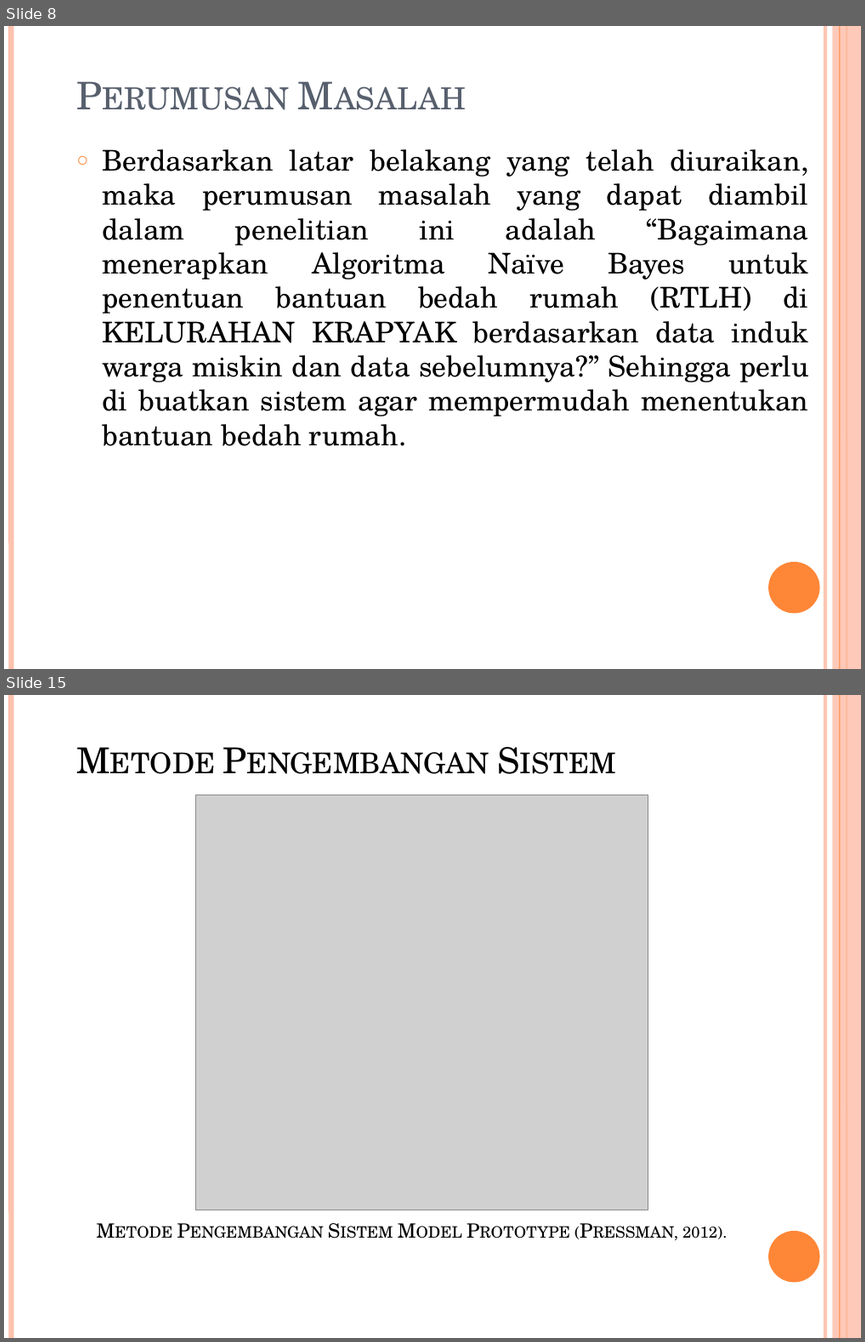
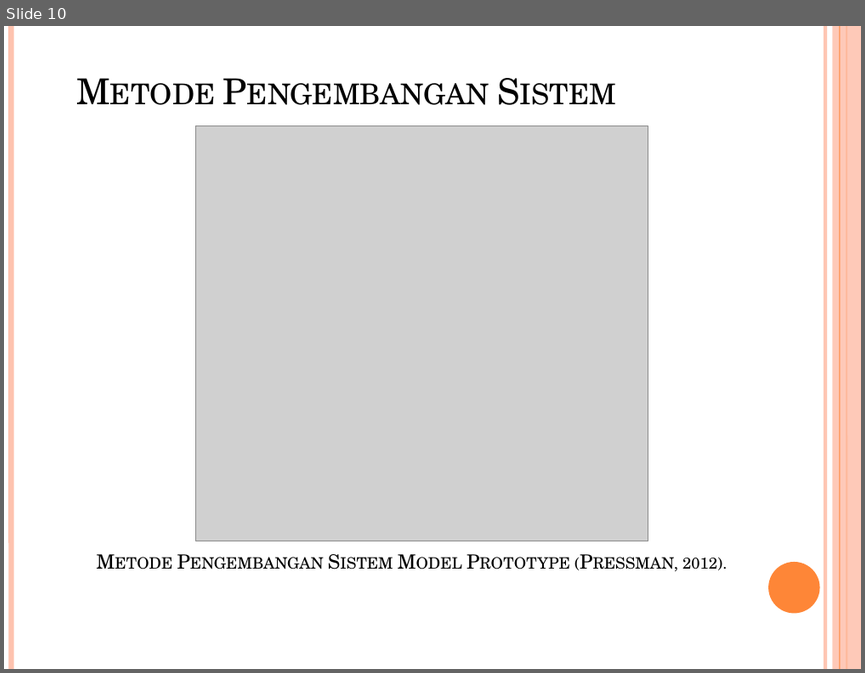
Before and after one commit to Shoichiinaba/Laporan-TA-Full, a slide deck: Presentation TA.pptx. Shown one above the other, each under a label of ours: slides 8 and 15 before the commit, slide 10 after it; the slides between them are not shown. The pictures are 865x1342 and 865x673 pixels, drawn with LibreOffice and Linux fonts; fonts in the diff are those of the drawing; grey boxes stand for pictures; background and template pictures are left out. Boxes give left, top, right and bottom in pixels: in the first picture for what was removed or moved away, otherwise in the second. Text is boxed around its words. In the diff, an @@ line names an element or a change of style, - is before the commit and + after.

```diff
--- a/Presentation TA.pptx
+++ b/Presentation TA.pptx
@@ slide 8 removed at (4,26,861,669), background picture (left out); not listed: 6 template elements that a slide beside it also shows @@
@@ title removed at (69,60,768,121) @@
-Perumusan Masalah
@@ text removed at (103,149,809,446) @@
-○ Berdasarkan latar belakang yang telah diuraikan, maka perumusan masalah yang dapat diambil dalam penelitian ini adalah “Bagaimana menerapkan Algoritma Naïve Bayes untuk penentuan bantuan bedah rumah (RTLH) di KELURAHAN KRAPYAK berdasarkan data induk warga miskin dan data sebelumnya?” Sehingga perlu di buatkan sistem agar mempermudah menentukan bantuan bedah rumah.
@@ what was slide 15 is now slide 10 @@
```
Also in this commit, not shown: 7 slides changed, 3 slides added, 5 other slides removed, 1 other file.
